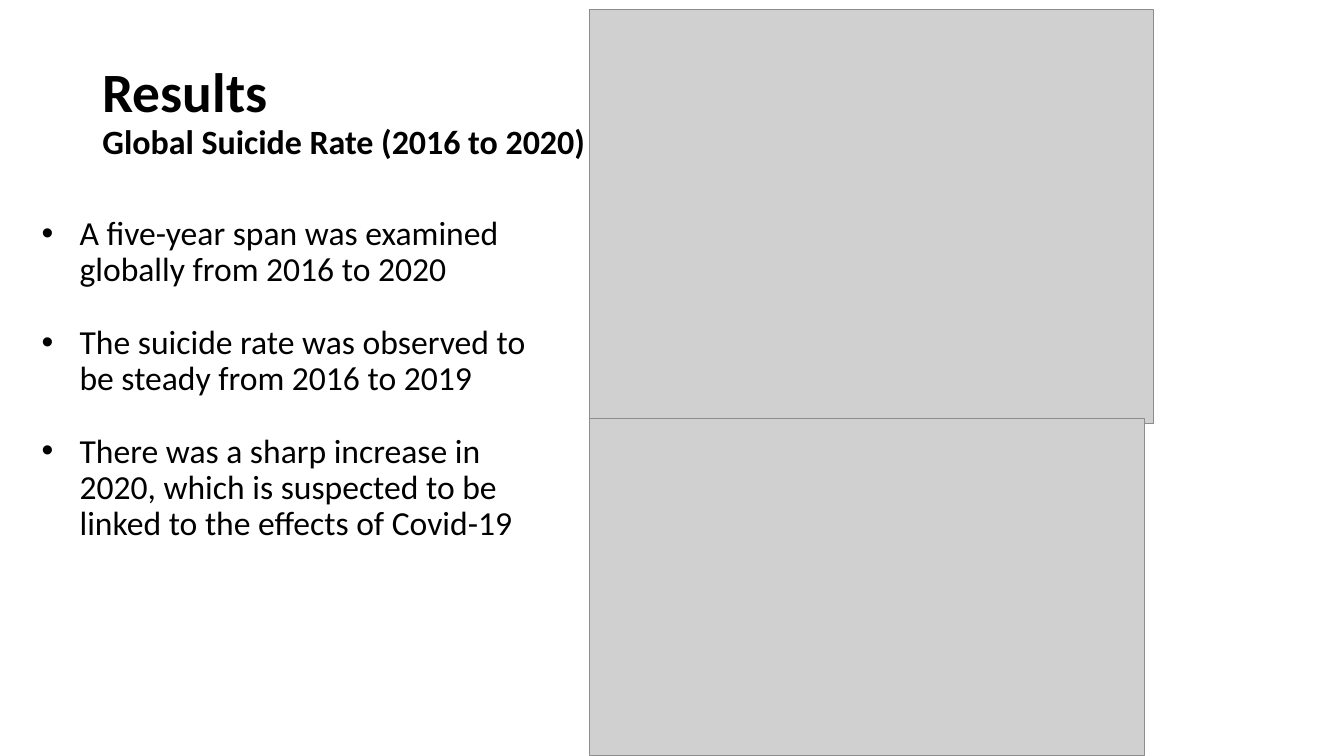
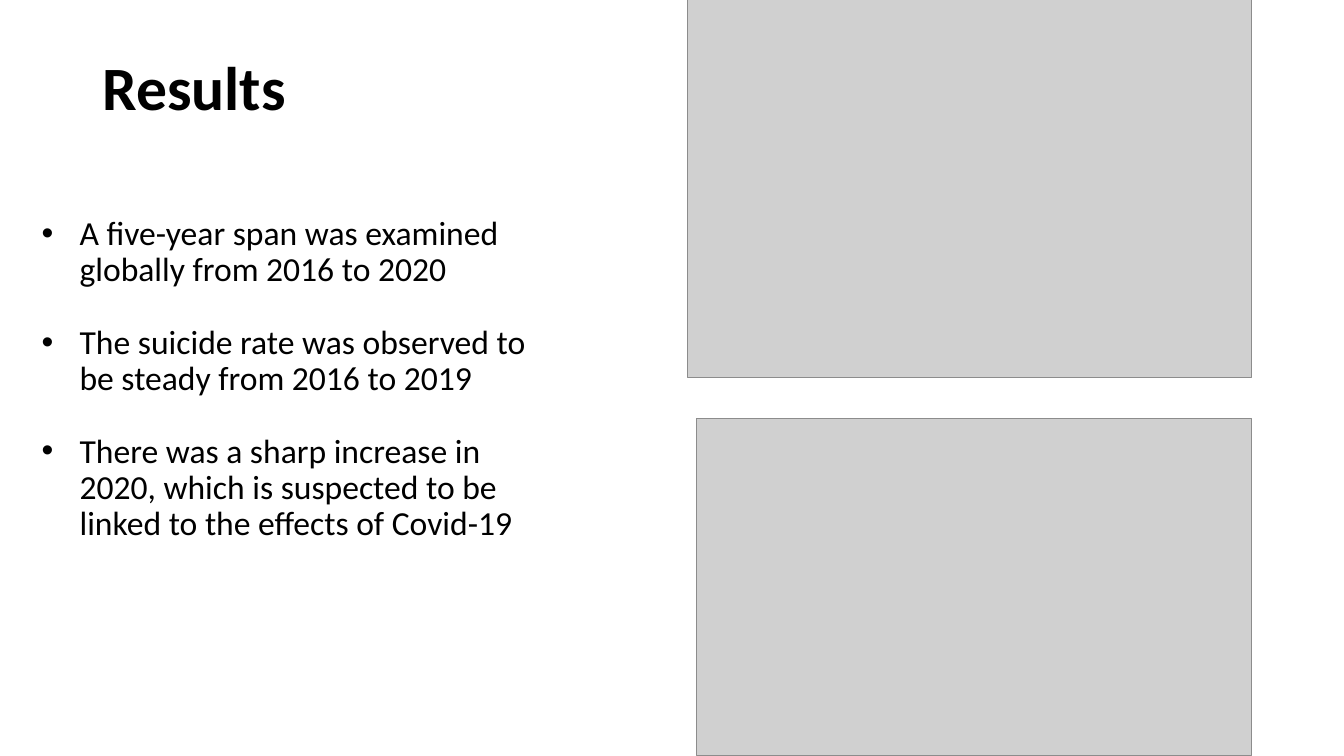
Before and after one commit to BirundhaVaratharajan/Project-1, a slide deck: slide 8 of Project 1 PPT.pptx. Drawn at 1344x756 pixels with LibreOffice and Linux fonts; fonts in the diff are those of the drawing; grey boxes stand for pictures. Boxes give left, top, right and bottom in pixels: in the first picture for what was removed or moved away, otherwise in the second. Text is boxed around its words. In the diff, an @@ line names an element or a change of style, - is before the commit and + after.

Commit message:
Added more slides

```diff
--- a/Project 1 PPT.pptx
+++ b/Project 1 PPT.pptx
@@ picture: place and size @@
-picture at [590, 10, 1153, 424]
+picture at [689, 0, 1252, 378]
@@ title at [102, 66, 285, 111]: text changed; size 24.3 to 44 pt @@
-Results
-Global Suicide Rate (2016 to 2020)
+Results
@@ picture: place and size @@
-picture at [590, 418, 1145, 756]
+picture at [697, 418, 1252, 756]
```
Also in this commit, not shown: 1 other slide changed, 2 slides added.
